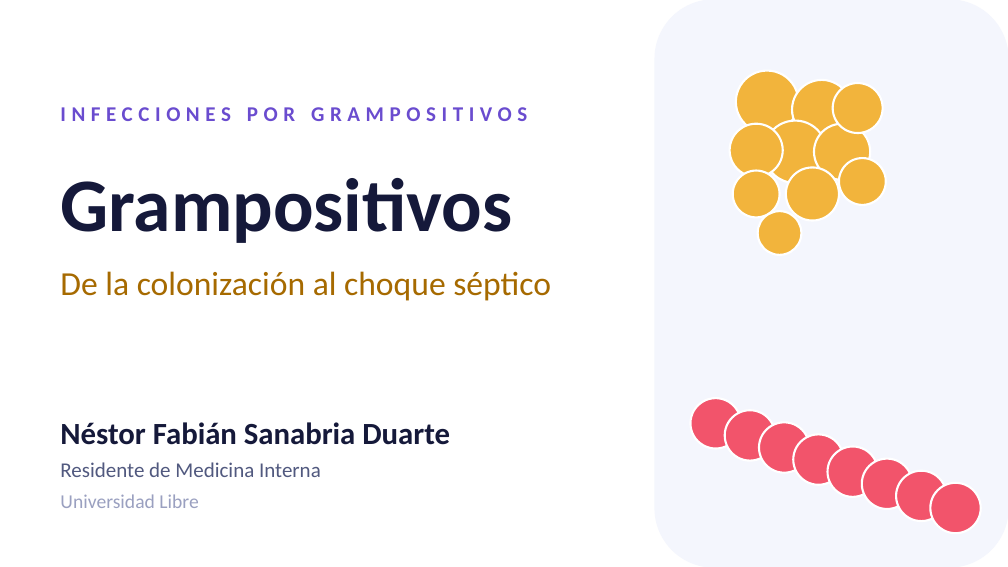
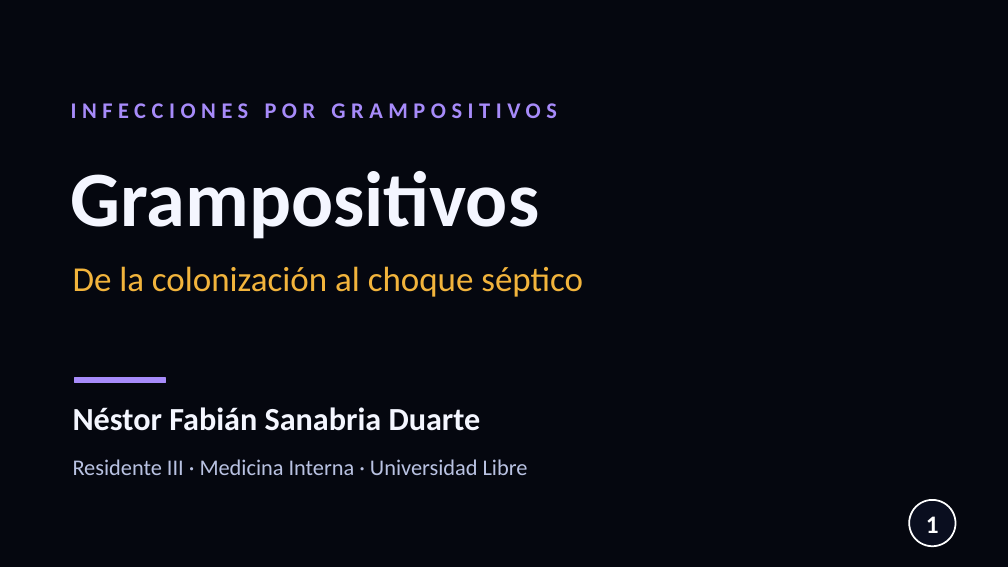
Before and after one commit to nestor120512/nes, a slide deck: slide 1 of Cocos_grampositivos_BLANCO.pptx. Drawn at 1008x567 pixels with LibreOffice and Linux fonts; fonts in the diff are those of the drawing; background and template pictures are left out. Boxes give left, top, right and bottom in pixels: in the first picture for what was removed or moved away, otherwise in the second. Text is boxed around its words. In the diff, an @@ line names an element or a change of style, - is before the commit and + after.

```diff
--- a/Cocos_grampositivos_BLANCO.pptx
+++ b/Cocos_grampositivos_BLANCO.pptx
@@ background #FFFFFF to picture (left out) @@
@@ rounded rectangle removed at <box>655,0,1008,566</box> @@
@@ ellipse removed at <box>736,71,798,133</box> @@
@@ ellipse removed at <box>792,80,852,139</box> @@
@@ ellipse removed at <box>833,83,883,133</box> @@
@@ text "INFECCIONES POR GRAMPOSITIVOS": place and size @@
-text "INFECCIONES POR GRAMPOSITIVOS" at <box>60,107,527,121</box>
+text "INFECCIONES POR GRAMPOSITIVOS" at <box>71,103,557,118</box>
@@ text "INFECCIONES POR GRAMPOSITIVOS" at <box>71,103,557,118</box>: size 15 to 16 pt, text colour #6A4CCF to #A78BFA @@
@@ text "Grampositivos": place and size @@
-text "Grampositivos" at <box>60,178,512,243</box>
+text "Grampositivos" at <box>71,171,540,239</box>
@@ text "Grampositivos" at <box>71,171,540,239</box>: size 54 to 56 pt, text colour #15193A to #F4F6FF @@
@@ ellipse removed at <box>730,124,783,177</box> @@
@@ ellipse removed at <box>764,121,827,183</box> @@
@@ ellipse removed at <box>813,124,870,180</box> @@
@@ ellipse removed at <box>733,170,780,218</box> @@
@@ ellipse removed at <box>839,158,886,206</box> @@
@@ ellipse removed at <box>758,212,801,255</box> @@
@@ text "De la colonización al choque ...": place and size @@
-text "De la colonización al choque ..." at <box>60,271,551,301</box>
+text "De la colonización al choque ..." at <box>73,266,583,297</box>
@@ text "De la colonización al choque ..." at <box>73,266,583,297</box>: size 24 to 25 pt, text colour #A66A00 to #F2B43C @@
@@ rectangle added at <box>75,378,165,382</box>, fill #A78BFA, outline #A78BFA 1 pt @@
@@ text "Néstor Fabián Sanabria Duarte": place and size @@
-text "Néstor Fabián Sanabria Duarte" at <box>60,422,450,445</box>
+text "Néstor Fabián Sanabria Duarte" at <box>73,407,481,431</box>
@@ text "Néstor Fabián Sanabria Duarte" at <box>73,407,481,431</box>: size 22 to 23 pt, text colour #15193A to #F4F6FF @@
@@ ellipse removed at <box>690,398,741,449</box> @@
@@ ellipse removed at <box>725,410,775,461</box> @@
@@ ellipse removed at <box>759,422,809,473</box> @@
@@ ellipse removed at <box>793,434,844,485</box> @@
@@ ellipse removed at <box>828,447,878,497</box> @@
@@ text at <box>73,459,528,475</box>: text changed; size 15 to 16 pt; text colour #51597F to #B9C2E2 @@
-Residente de Medicina Interna
+Residente III · Medicina Interna · Universidad Libre
@@ ellipse removed at <box>862,459,912,509</box> @@
@@ ellipse removed at <box>896,471,947,521</box> @@
@@ text removed at <box>60,494,198,508</box> @@
-Universidad Libre
@@ ellipse: place and size @@
-ellipse at <box>786,167,840,221</box>
+ellipse at <box>909,500,956,546</box>
@@ ellipse at <box>909,500,956,546</box>: fill #F2B43C to #0A0E1F; outline #FFFFFF 1.5 pt to #FFFFFF 1.25 pt @@
@@ ellipse removed at <box>930,483,981,533</box> @@
@@ page number added at <box>926,516,939,533</box>, 18 pt, text #FFFFFF, bold @@
+1
```
Also in this commit, not shown: 3 other slides changed, 4 slides added.
